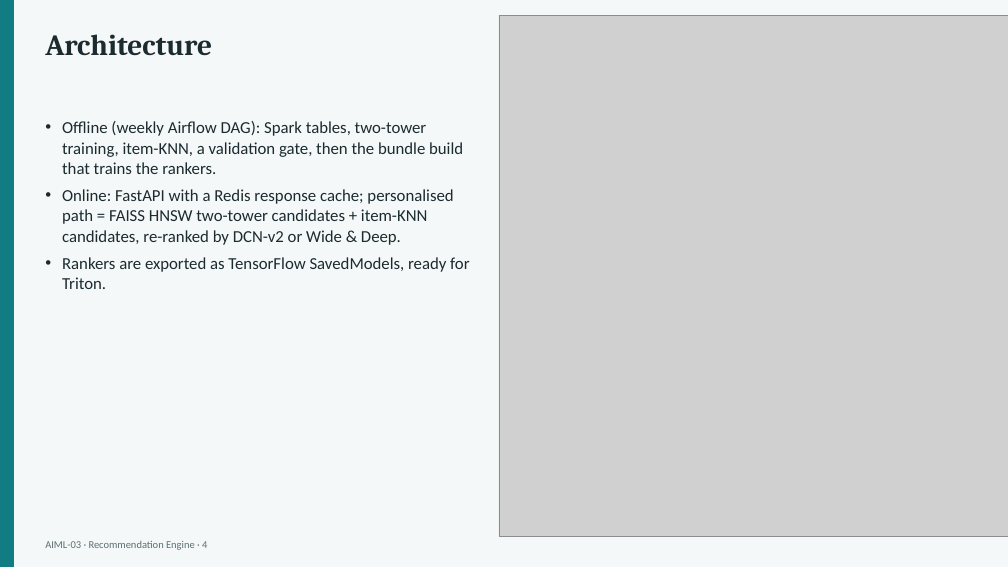
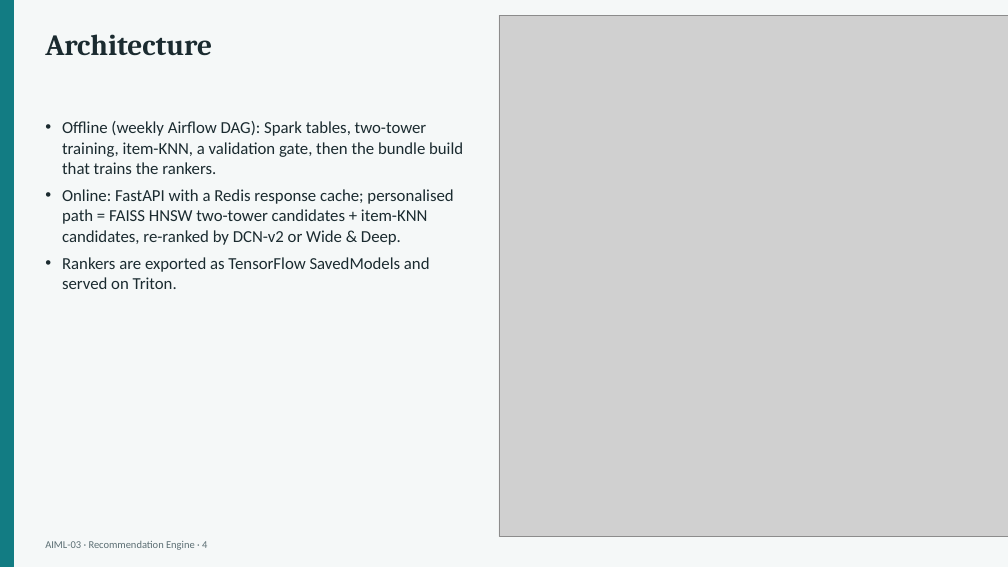
Before and after one commit to ram15x/nexvia-aiml-internship, a slide deck: slide 4 of AIML-03/deliverables/AIML03_Recommendation_Engine.pptx. Drawn at 1008x567 pixels with LibreOffice and Linux fonts; fonts in the diff are those of the drawing; grey boxes stand for pictures. Boxes give left, top, right and bottom in pixels: in the first picture for what was removed or moved away, otherwise in the second. Text is boxed around its words. In the diff, an @@ line names an element or a change of style, - is before the commit and + after.

Commit message:
Record real Triton verification; update docs, page, deck

```diff
--- a/AIML-03/deliverables/AIML03_Recommendation_Engine.pptx
+++ b/AIML-03/deliverables/AIML03_Recommendation_Engine.pptx
@@ text at [62,257,430,289]: text changed @@
-• Rankers are exported as TensorFlow SavedModels, ready for Triton.
+• Rankers are exported as TensorFlow SavedModels and served on Triton.
```
Also in this commit, not shown: 6 other slides changed, 8 other files.
